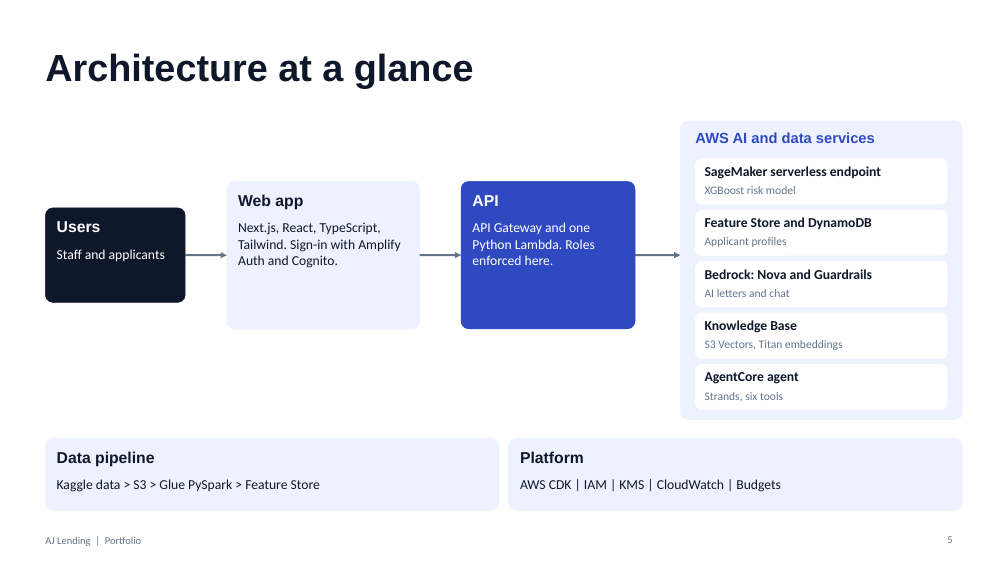
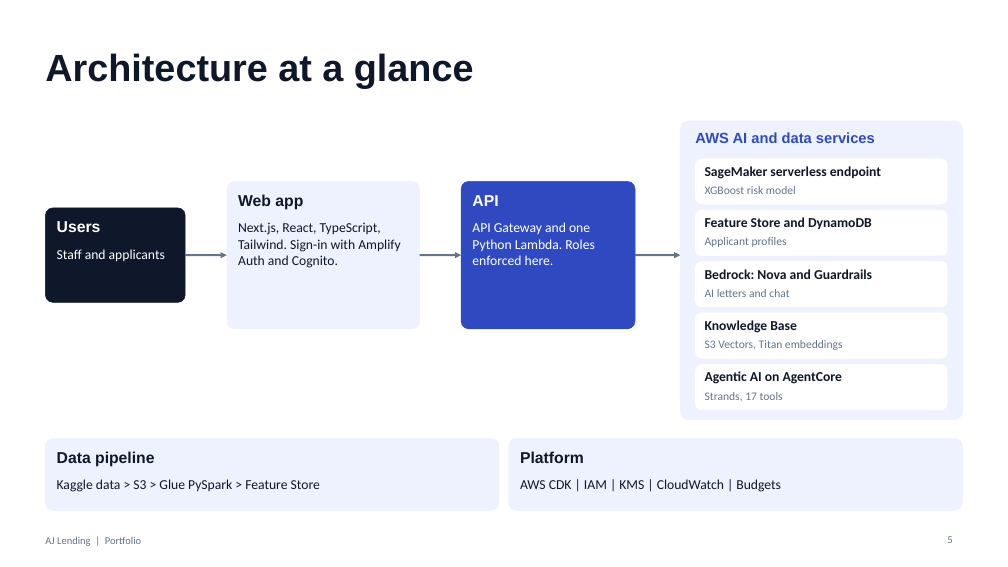
Before and after one commit to jyothsnaanne/AJ-Lending-showcase-, a slide deck: slide 5 of docs/AJ_Lending_Portfolio.pptx. Drawn at 1008x567 pixels with LibreOffice and Linux fonts; fonts in the diff are those of the drawing. Boxes give left, top, right and bottom in pixels: in the first picture for what was removed or moved away, otherwise in the second. Text is boxed around its words. In the diff, an @@ line names an element or a change of style, - is before the commit and + after.

```diff
--- a/docs/AJ_Lending_Portfolio.pptx
+++ b/docs/AJ_Lending_Portfolio.pptx
@@ text at (705,371,842,384): text changed @@
-AgentCore agent
+Agentic AI on AgentCore
@@ text at (705,392,783,401): text changed @@
-Strands, six tools
+Strands, 17 tools
```
Also in this commit, not shown: 5 other slides changed, 2 slides added, 2 slides removed, 2 other files.
